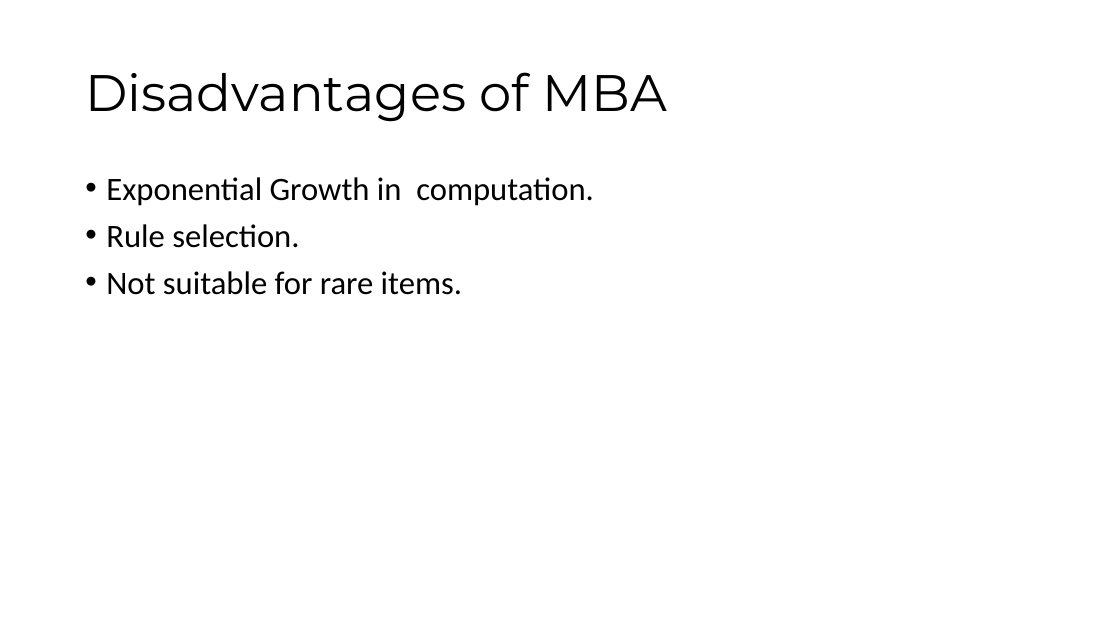
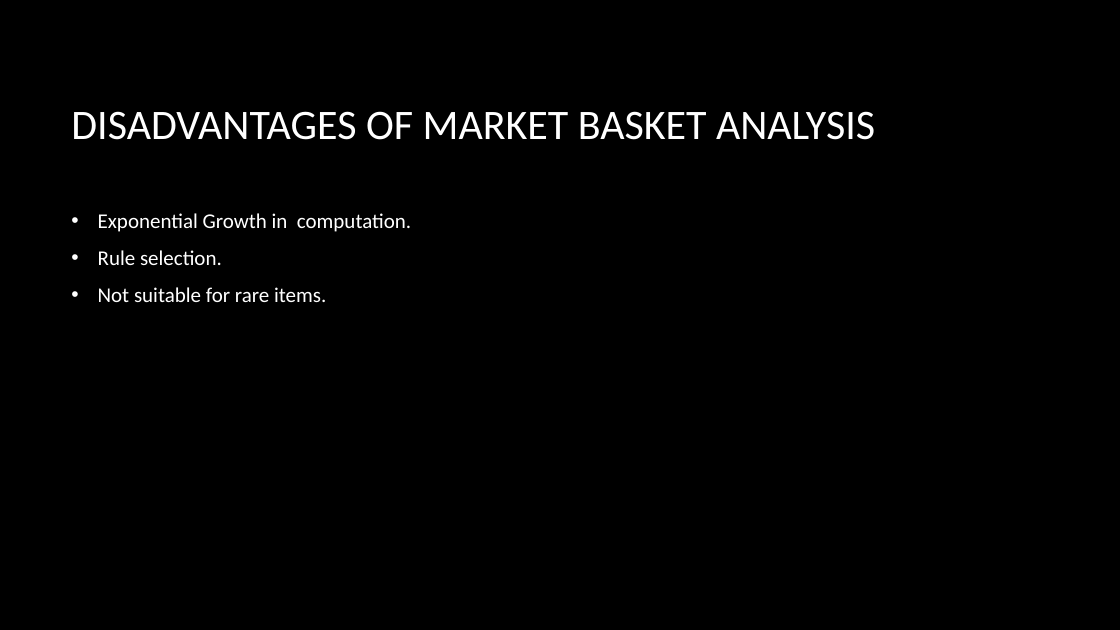
Before and after one commit to keerthiratna/Grocery-Genius-Smart-grocery-shopping-Assistance-with-basket-analysis, a slide deck: slide 20 of MARKET BASKET ANALYSIS PRESENTATION PPT.pptx (slide 21 before the commit). Drawn at 1120x630 pixels with LibreOffice and Linux fonts; fonts in the diff are those of the drawing; background and template pictures are left out. Boxes give left, top, right and bottom in pixels: in the first picture for what was removed or moved away, otherwise in the second. Text is boxed around its words. In the diff, an @@ line names an element or a change of style, - is before the commit and + after.

```diff
--- a/MARKET BASKET ANALYSIS PRESENTATION PPT.pptx
+++ b/MARKET BASKET ANALYSIS PRESENTATION PPT.pptx
@@ background #FFFFFF to picture (left out) @@
@@ title at <box>71,111,875,140</box>: text changed; size 44 to 36 pt; font Montserrat to Calibri; text colour #000000 to #FFFFFF @@
-Disadvantages of MBA
+DISADVANTAGES OF MARKET BASKET ANALYSIS
@@ text "Exponential Growth in computation.": place and size @@
-text "Exponential Growth in computation." at <box>106,177,594,295</box>
+text "Exponential Growth in computation." at <box>98,213,411,302</box>
@@ text "Exponential Growth in computation." at <box>98,213,411,302</box>: size 28 to 18 pt, text colour #000000 to #FFFFFF; indent changed; line spacing 0.9 to 1; vertical alignment top to middle @@
```
Also in this commit, not shown: 23 other slides changed, 3 slides added, 3 slides removed, 1 other file.
